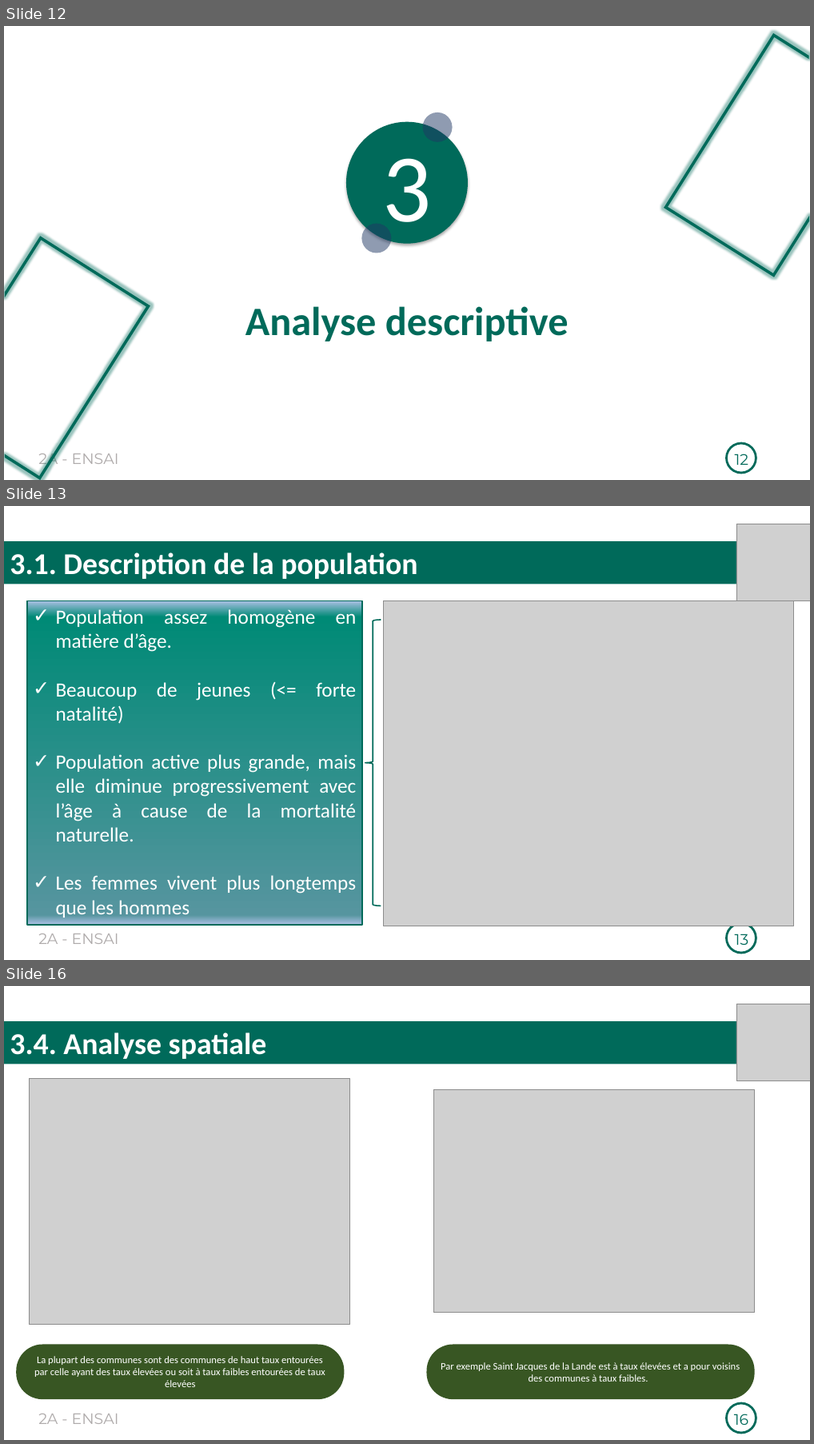
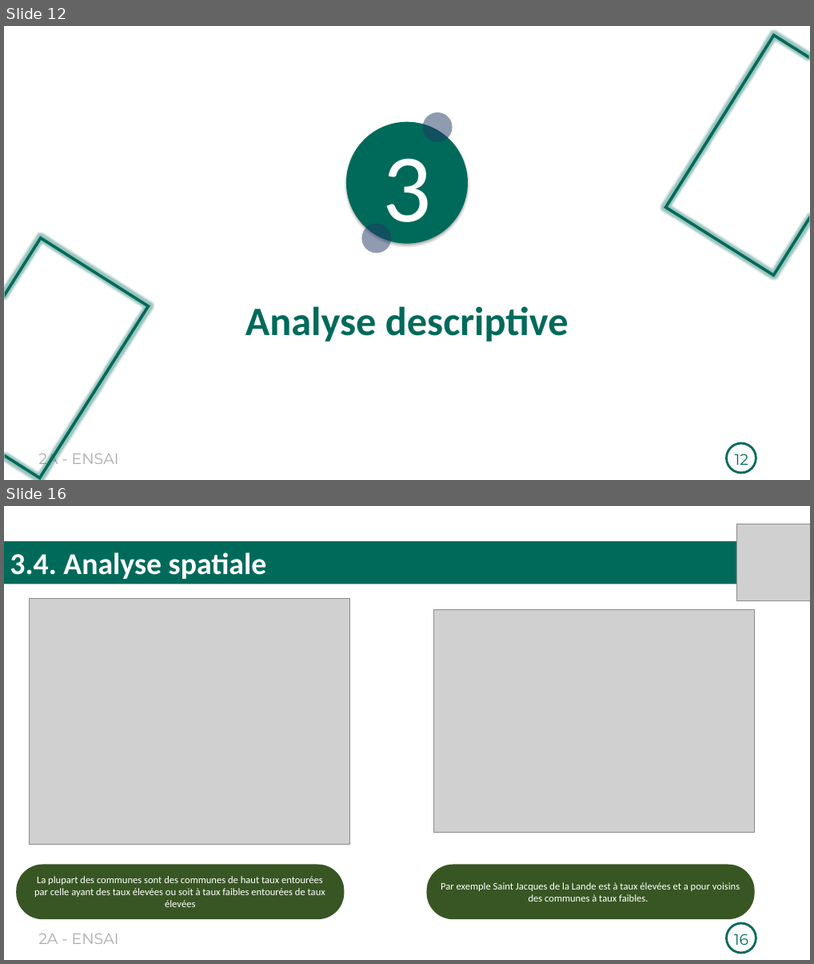
Before and after one commit to Richard-GOZAN/Projet-Stat-2A-Ensai, a slide deck: Présentation/Soutenance_Groupe25.pptx. Shown one above the other, each under a label of ours: slides 12, 13 and 16 before the commit, slides 12 and 16 after it; the slides between them are not shown. The pictures are 814x1444 and 814x964 pixels, drawn with LibreOffice and Linux fonts; fonts in the diff are those of the drawing; grey boxes stand for pictures. Boxes give left, top, right and bottom in pixels: in the first picture for what was removed or moved away, otherwise in the second. Text is boxed around its words. In the diff, an @@ line names an element or a change of style, - is before the commit and + after.

```diff
--- a/Présentation/Soutenance_Groupe25.pptx
+++ b/Présentation/Soutenance_Groupe25.pptx
@@ slide 13 removed at (4,506,810,960), background #FFFFFF; not listed: 2 template elements that a slide beside it also shows @@
@@ picture removed at (738,524,810,601) @@
@@ rectangle removed at (4,541,810,584) @@
-3.1. Description de la population
@@ rectangle removed at (27,601,362,924) @@
-✓ Population assez homogène en matière d’âge.
-✓ Beaucoup de jeunes (<= forte natalité)
-✓ Population active plus grande, mais elle diminue progressivement avec l’âge à cause de la mortalité naturelle.
-✓ Les femmes vivent plus longtemps que les hommes
@@ picture removed at (384,601,794,926) @@
@@ left brace removed at (365,620,382,906) @@
@@ page number removed at (735,933,749,944) @@
-13
```
Also in this commit, not shown: 5 slides changed, 1 slide added, 1 other file.
